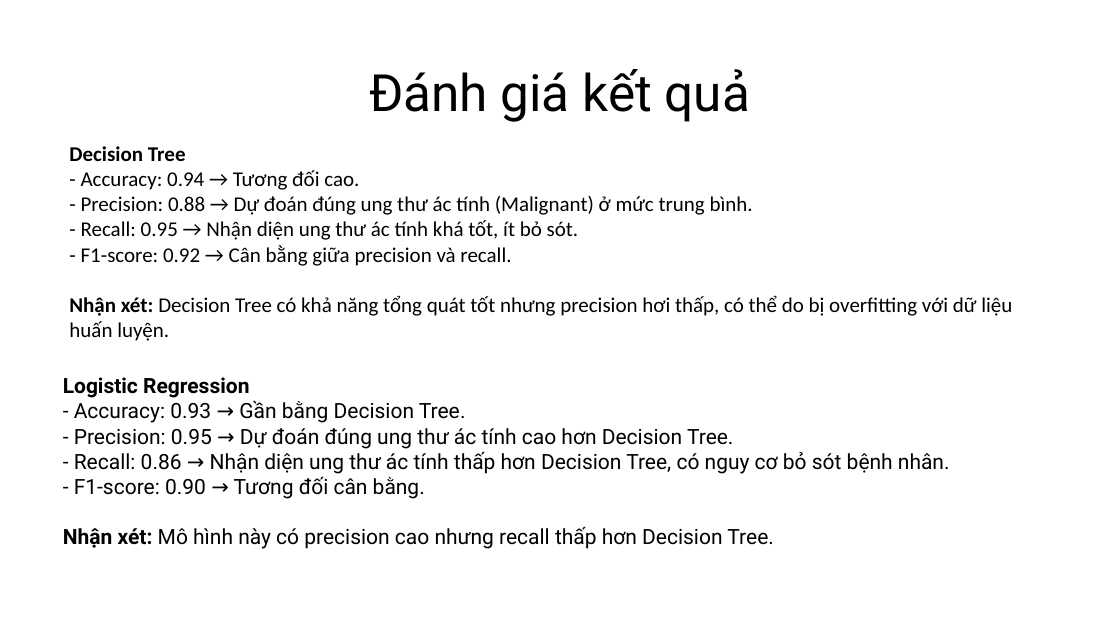
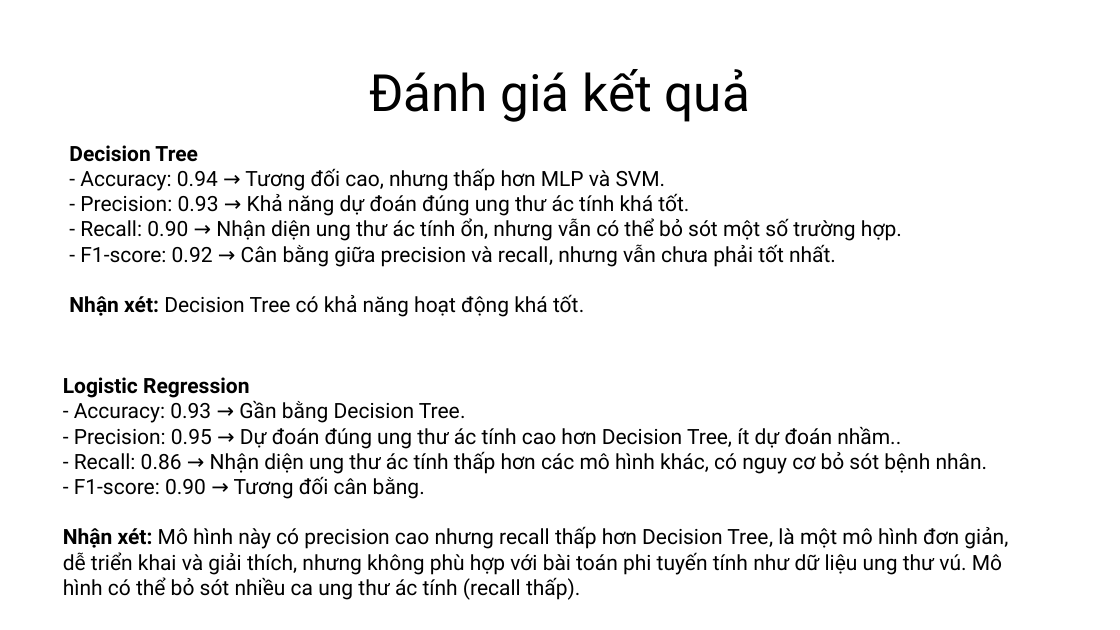
Before and after one commit to DrigerKhanh/MCS-Medical-Learning-Machine, a slide deck: slide 4 of report/KhanhCQ_BreastCancer.pptx. Drawn at 1120x630 pixels with LibreOffice and Linux fonts; fonts in the diff are those of the drawing. Boxes give left, top, right and bottom in pixels: in the first picture for what was removed or moved away, otherwise in the second. Text is boxed around its words. In the diff, an @@ line names an element or a change of style, - is before the commit and + after.

Commit message:
Update Decision tree, MLP and SVM algorithm and report

```diff
--- a/report/KhanhCQ_BreastCancer.pptx
+++ b/report/KhanhCQ_BreastCancer.pptx
@@ text at [69,145,197,162]: font Calibri to Roboto in "Decision Tree" @@
@@ text at [69,168,902,317]: text changed; font Calibri to Roboto @@
-- Accuracy: 0.94 → Tương đối cao.
-- Precision: 0.88 → Dự đoán đúng ung thư ác tính (Malignant) ở mức trung bình.
-- Recall: 0.95 → Nhận diện ung thư ác tính khá tốt, ít bỏ sót.
-- F1-score: 0.92 → Cân bằng giữa precision và recall.
-Nhận xét: Decision Tree có khả năng tổng quát tốt nhưng precision hơi thấp, có thể do bị overfitting với dữ liệu huấn luyện.
+- Accuracy: 0.94 → Tương đối cao, nhưng thấp hơn MLP và SVM.
+- Precision: 0.93 → Khả năng dự đoán đúng ung thư ác tính khá tốt.
+- Recall: 0.90 → Nhận diện ung thư ác tính ổn, nhưng vẫn có thể bỏ sót một số trường hợp.
+- F1-score: 0.92 → Cân bằng giữa precision và recall, nhưng vẫn chưa phải tốt nhất.
+Nhận xét: Decision Tree có khả năng hoạt động khá tốt.
@@ text at [74,427,988,474]: text changed @@
-- Precision: 0.95 → Dự đoán đúng ung thư ác tính cao hơn Decision Tree.
-- Recall: 0.86 → Nhận diện ung thư ác tính thấp hơn Decision Tree, có nguy cơ bỏ sót bệnh nhân.
+- Precision: 0.95 → Dự đoán đúng ung thư ác tính cao hơn Decision Tree, ít dự đoán nhầm..
+- Recall: 0.86 → Nhận diện ung thư ác tính thấp hơn các mô hình khác, có nguy cơ bỏ sót bệnh nhân.
@@ text at [63,526,1008,600]: text changed @@
-Nhận xét: Mô hình này có precision cao nhưng recall thấp hơn Decision Tree.
+Nhận xét: Mô hình này có precision cao nhưng recall thấp hơn Decision Tree, là một mô hình đơn giản, dễ triển khai và giải thích, nhưng không phù hợp với bài toán phi tuyến tính như dữ liệu ung thư vú. Mô hình có thể bỏ sót nhiều ca ung thư ác tính (recall thấp).
```
Also in this commit, not shown: 5 other slides changed, 3 other files.
